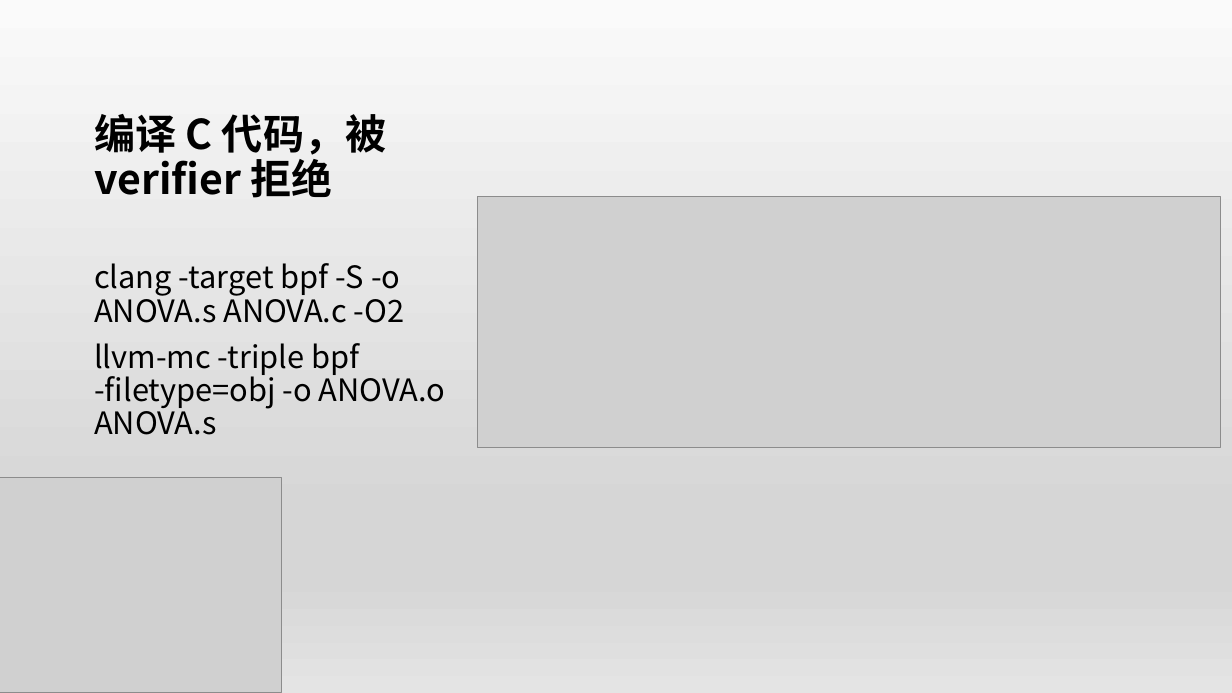
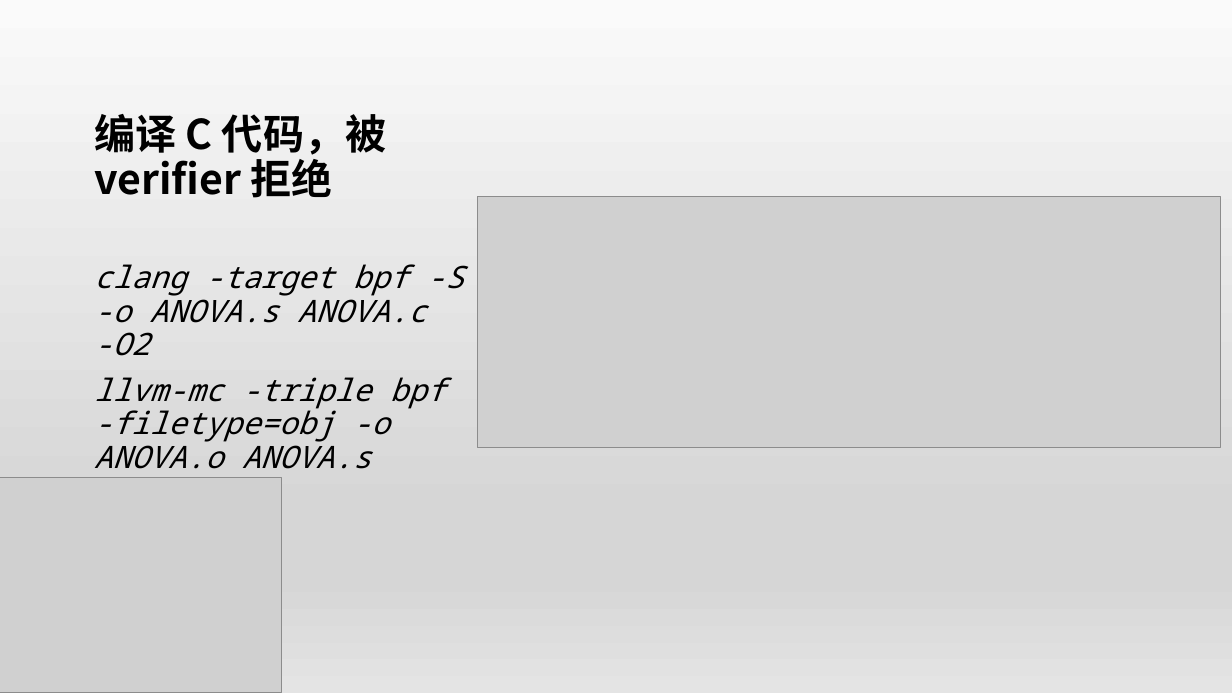
Before and after one commit to OSH-2019/x-monthly-subscription, a slide deck: slide 15 of docs/conclusion.pptx. Drawn at 1232x693 pixels with LibreOffice and Linux fonts; fonts in the diff are those of the drawing; grey boxes stand for pictures. Boxes give left, top, right and bottom in pixels: in the first picture for what was removed or moved away, otherwise in the second. Text is boxed around its words. In the diff, an @@ line names an element or a change of style, - is before the commit and + after.

```diff
--- a/docs/conclusion.pptx
+++ b/docs/conclusion.pptx
@@ text "clang -target bpf -S -o ..." at bbox=[94, 264, 464, 469]: font Noto Sans CJK SC to Noto Sans Mono, italic on @@
```
Also in this commit, not shown: 2 other slides changed.
